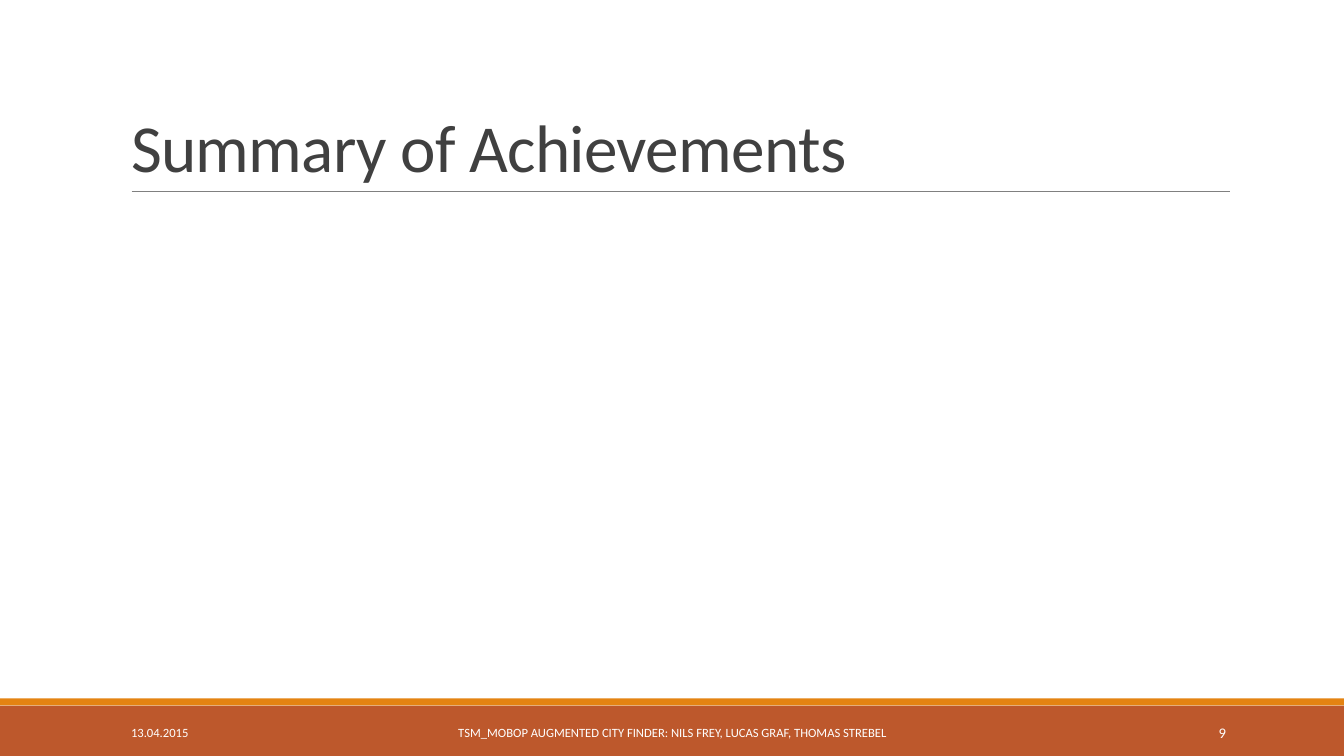
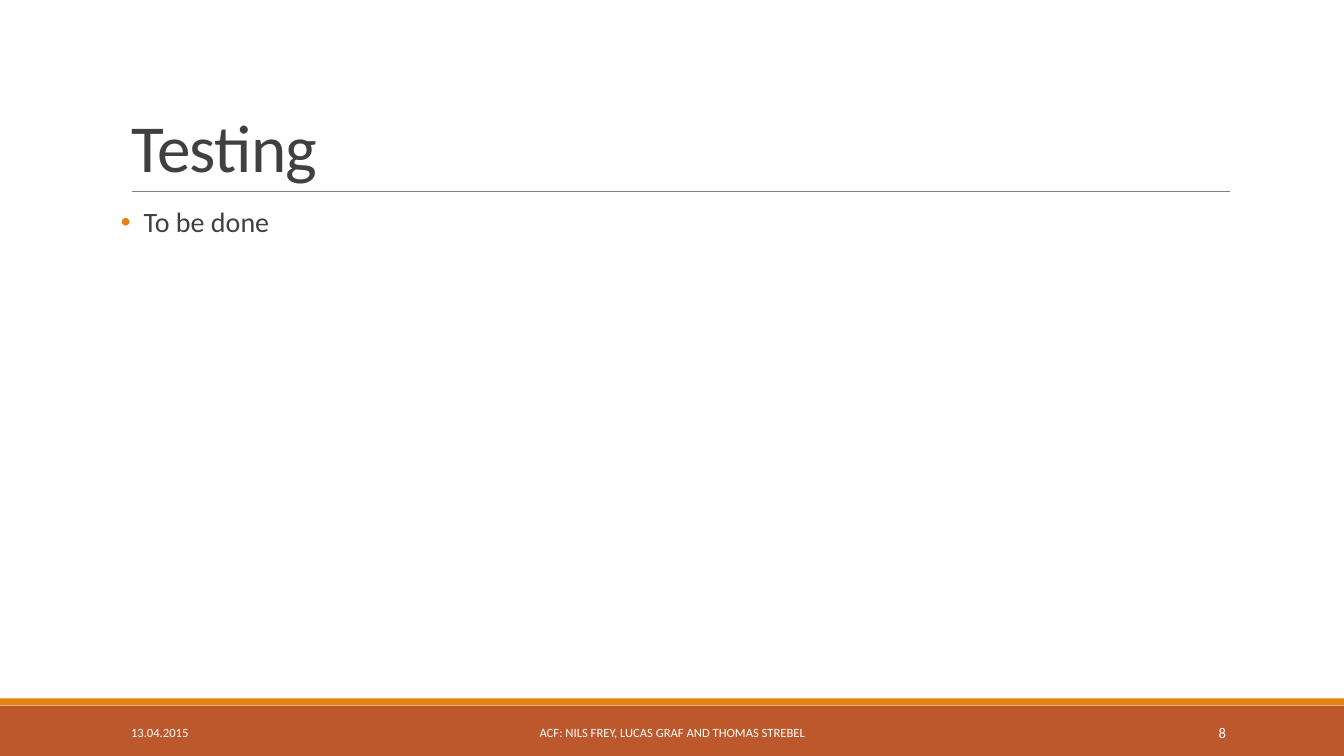
Before and after one commit to freyn42/TSM_MobOp, a slide deck: slide 8 of Presentation/TSM_MobOp Mini Project.pptx (slide 9 before the commit). Drawn at 1344x756 pixels with LibreOffice and Linux fonts; fonts in the diff are those of the drawing. Boxes give left, top, right and bottom in pixels: in the first picture for what was removed or moved away, otherwise in the second. Text is boxed around its words. In the diff, an @@ line names an element or a change of style, - is before the commit and + after.

```diff
--- a/Presentation/TSM_MobOp Mini Project.pptx
+++ b/Presentation/TSM_MobOp Mini Project.pptx
@@ title at <box>131,125,317,184</box>: text changed @@
-Summary of Achievements
+Testing
@@ text added at <box>144,212,269,232</box>, 20 pt, text #404040 @@
+• To be done
@@ text at <box>540,729,805,739</box>: text changed @@
-TSM_MOBOP AUGMENTED CITY FINDER: NILS FREY, LUCAS GRAF, THOMAS STREBEL
+ACF: NILS FREY, LUCAS GRAF AND THOMAS STREBEL
@@ page number at <box>1219,728,1226,738</box>: text changed @@
-9
+8
```
Also in this commit, not shown: 11 other slides changed.
